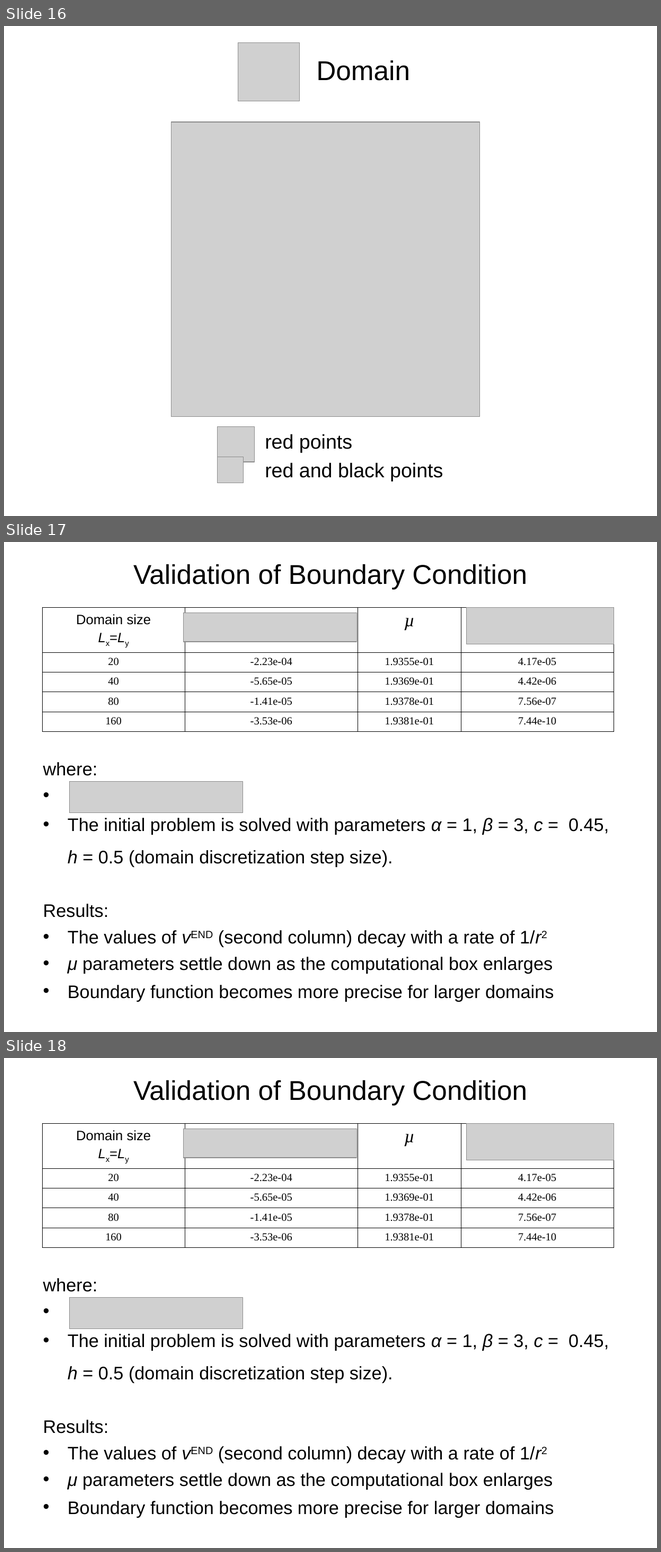
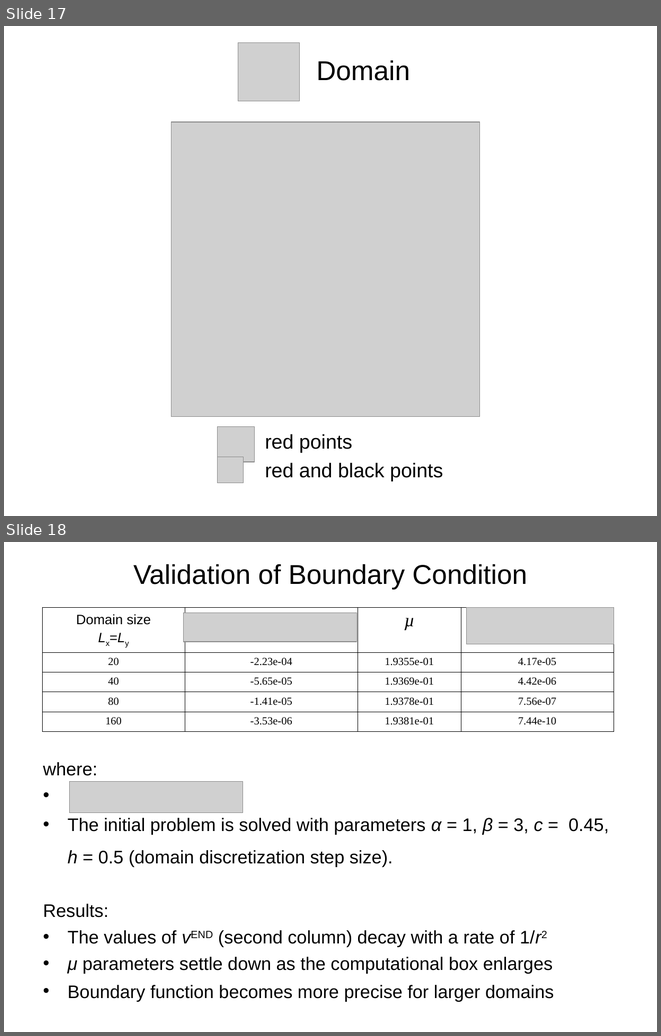
Before and after one commit to CloakMe/Boussinesq, a slide deck: Docu/Presentation Linz/Presentation.ppt. Shown one above the other, each under a label of ours: slides 16, 17 and 18 before the commit, slides 17 and 18 after it. The pictures are 661x1552 and 661x1036 pixels, drawn with LibreOffice and Linux fonts; fonts in the diff are those of the drawing; grey boxes stand for pictures. Boxes give left, top, right and bottom in pixels: in the first picture for what was removed or moved away, otherwise in the second. Text is boxed around its words. In the diff, an @@ line names an element or a change of style, - is before the commit and + after.

```diff
--- a/Docu/Presentation Linz/Presentation.ppt
+++ b/Docu/Presentation Linz/Presentation.ppt
@@ slide 17 removed at (x1=4, y1=542, x2=657, y2=1032), background #FFFFFF @@
@@ title removed at (x1=133, y1=564, x2=527, y2=589) @@
-Validation of Boundary Condition
@@ table removed at (x1=42, y1=607, x2=613, y2=728), 5 rows, 4 columns @@
-Domain size / Lx=Ly |  | µ | 
-20 | -2.23e-04 | 1.9355e-01 | 4.17e-05
-40 | -5.65e-05 | 1.9369e-01 | 4.42e-06
-80 | -1.41e-05 | 1.9378e-01 | 7.56e-07
-160 | -3.53e-06 | 1.9381e-01 | 7.44e-10
@@ picture removed at (x1=184, y1=612, x2=356, y2=641) @@
@@ picture removed at (x1=466, y1=607, x2=614, y2=644) @@
@@ text removed at (x1=43, y1=762, x2=609, y2=867) @@
-where:
-• The initial problem is solved with parameters α = 1, β = 3, c = 0.45, h = 0.5 (domain discretization step size).
@@ picture removed at (x1=69, y1=782, x2=243, y2=813) @@
@@ text removed at (x1=43, y1=903, x2=554, y2=1002) @@
-Results:
-• The values of vEND (second column) decay with a rate of 1/r2
-• μ parameters settle down as the computational box enlarges
-• Boundary function becomes more precise for larger domains
@@ what was slide 16 is now slide 17 @@
```
Also in this commit, not shown: 9 slides changed, 3 slides added.
